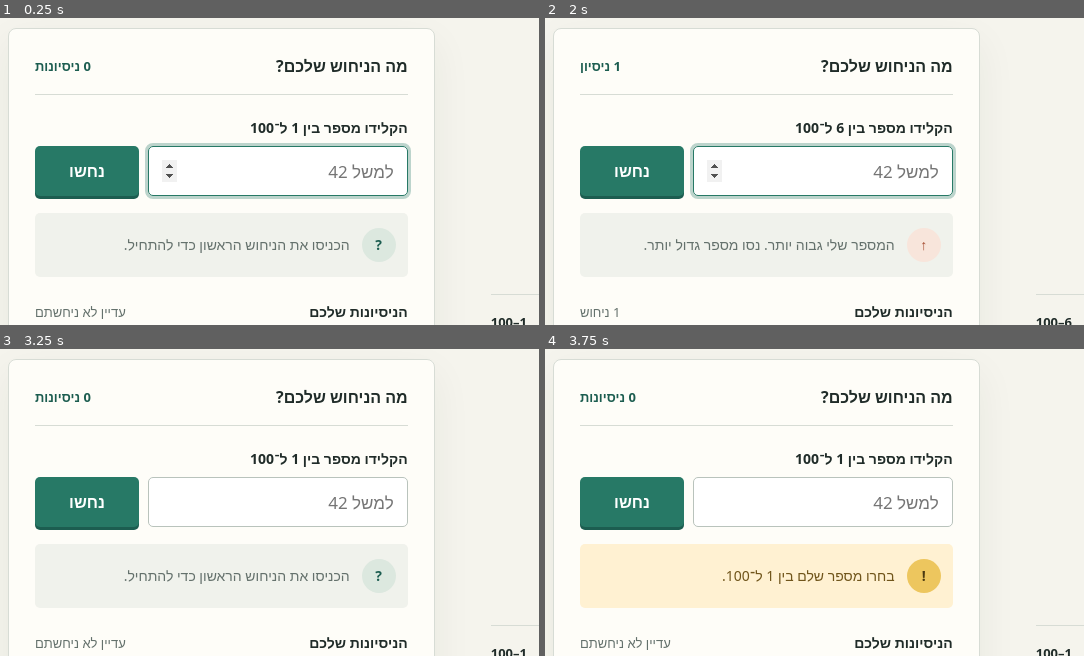
Above: before the commit, frames 1-4 (two rows, left to right).
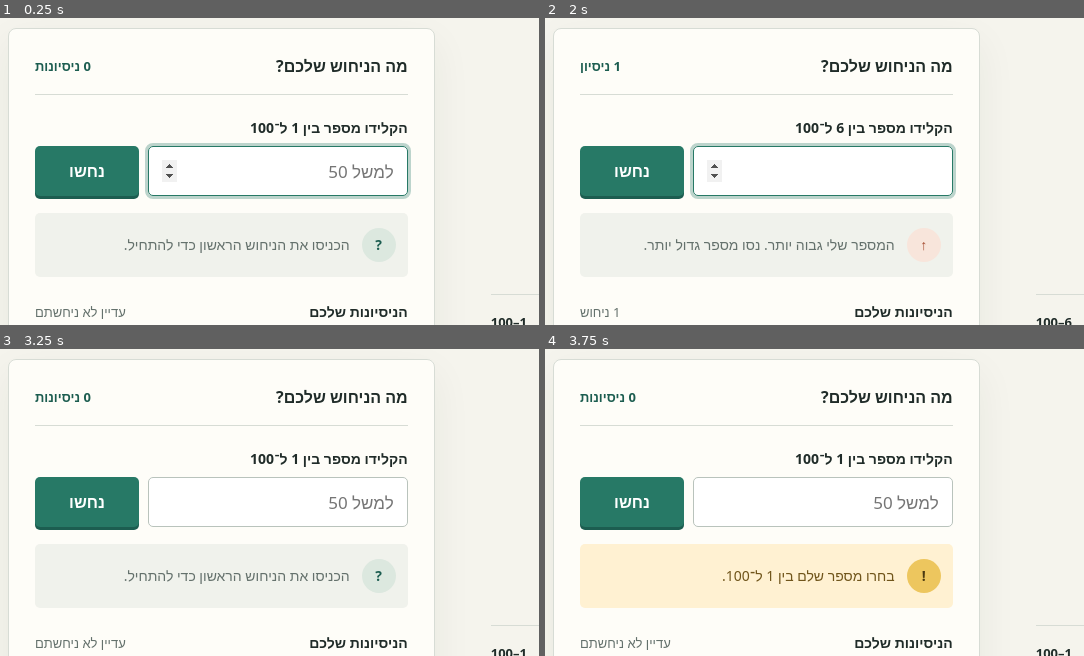
Above: after the commit, the same moments.

Repository: urielevian/The-Guessing-Game
Game: browser game, page index.html
Same seed, same stepped clock (60 frames per second), same inputs: the game is played once before the commit and once after it.
Inputs (mouse positions are % of the whole screen's width and height, from its top left):
- Up to frame 1 (0.25 s): no input
- Up to frame 2 (2 s): click (26, 43) at 0.27 s; type "5" at 0.27 s; click "התחל" at 0.52 s; click "התחל" at 1.27 s; click (26, 43) at 1.87 s; type "5" at 1.87 s; tap Enter at 1.9 s
- Up to frame 3 (3.25 s): click "סיבוב חדש" at 2.02 s; click (86, 78) at 2.47 s; type "9" at 2.47 s; tap Enter at 2.5, 3.1 s; click (86, 78) at 3.07 s; type "6" at 3.07 s
- Up to frame 4 (3.75 s): click "נחשו" at 3.67 s
The pictures show only the part of the screen within x 0-50%, y 18-68%; the shares and areas given below are measured in that part.

The runs differ from the first frame. In frame 1, less than 0.1% of the frame differs, in the area x 60-65%, y 48-53%; in frame 2, 0.2%, in the area x 60-73%, y 47-53%; in frame 3, less than 0.1%; in frame 4, less than 0.1%.

Commit message:
תיקון לתיבת הזנה

Diff:
--- a/index.html
+++ b/index.html
@@ -479,7 +479,7 @@
         <form id="guess-form" novalidate>
           <label for="guess" id="guess-label">הקלידו מספר בין 1 ל־100</label>
           <div class="entry-row">
-            <input id="guess" name="guess" type="number" min="1" max="100" inputmode="numeric" autocomplete="off" placeholder="למשל 42" aria-describedby="feedback">
+            <input id="guess" name="guess" type="number" min="1" max="100" inputmode="numeric" autocomplete="off" aria-describedby="feedback">
             <button class="submit" id="submit" type="submit">נחשו</button>
           </div>
         </form>
@@ -564,6 +564,7 @@
       input.value = '';
       input.min = String(gameMin);
       input.max = String(gameMax);
+      input.placeholder = `למשל ${Math.floor((gameMin + gameMax) / 2)}`;
       input.disabled = false;
       submit.disabled = false;
       newGame.classList.remove('visible');
@@ -611,8 +612,17 @@
       if (finished) return;
 
       const value = Number(input.value);
-      if (!Number.isInteger(value) || value < lowest || value > highest) {
-        showFeedback('error', '!', `בחרו מספר שלם בין ${lowest} ל־${highest}.`);
+      if (!Number.isInteger(value) || value < gameMin || value > gameMax) {
+        showFeedback('error', '!', `בחרו מספר שלם בין ${gameMin} ל־${gameMax}.`);
+        input.focus();
+        return;
+      }
+
+      const alreadyGuessed = Array.from(history.children).some(item =>
+        Number(item.querySelector('strong').textContent) === value
+      );
+      if (alreadyGuessed) {
+        showFeedback('error', '!', `כבר ניחשתם ${value}. נסו מספר אחר.`);
         input.focus();
         return;
       }
@@ -626,15 +636,18 @@
         finished = true;
         input.disabled = true;
         submit.disabled = true;
+        input.placeholder = '';
         newGame.classList.add('visible');
       } else if (value < answer) {
         addGuess(value, 'low', '↑');
         lowest = value + 1;
         showFeedback('low', '↑', 'המספר שלי גבוה יותר. נסו מספר גדול יותר.');
+        input.placeholder = '';
       } else {
         addGuess(value, 'high', '↓');
         highest = value - 1;
         showFeedback('high', '↓', 'המספר שלי נמוך יותר. נסו מספר קטן יותר.');
+        input.placeholder = '';
       }
 
       updateDisplay();
